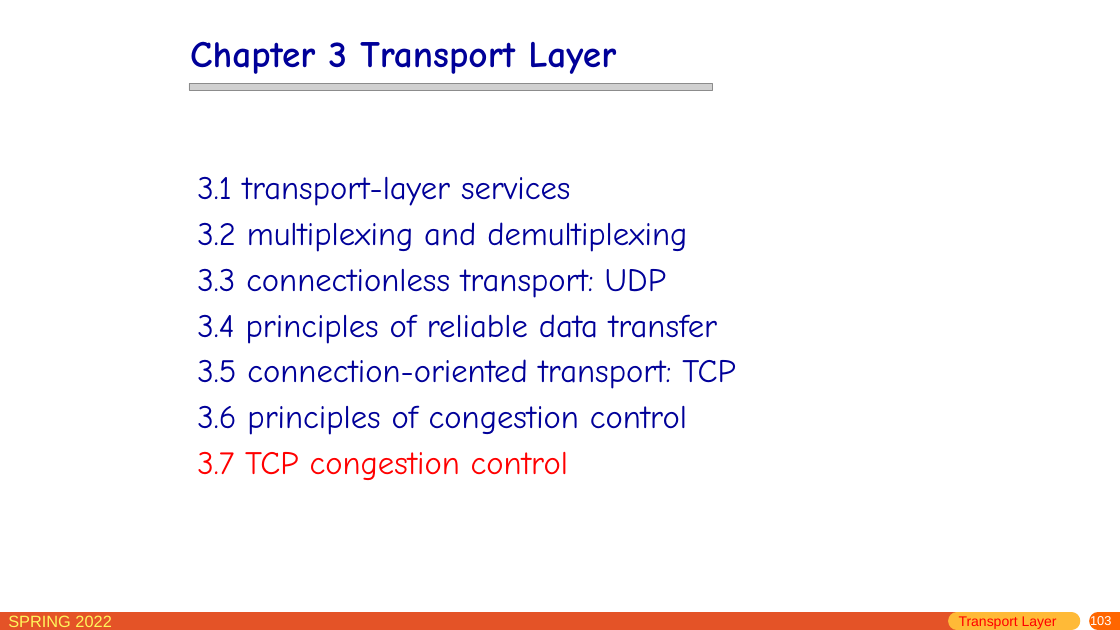
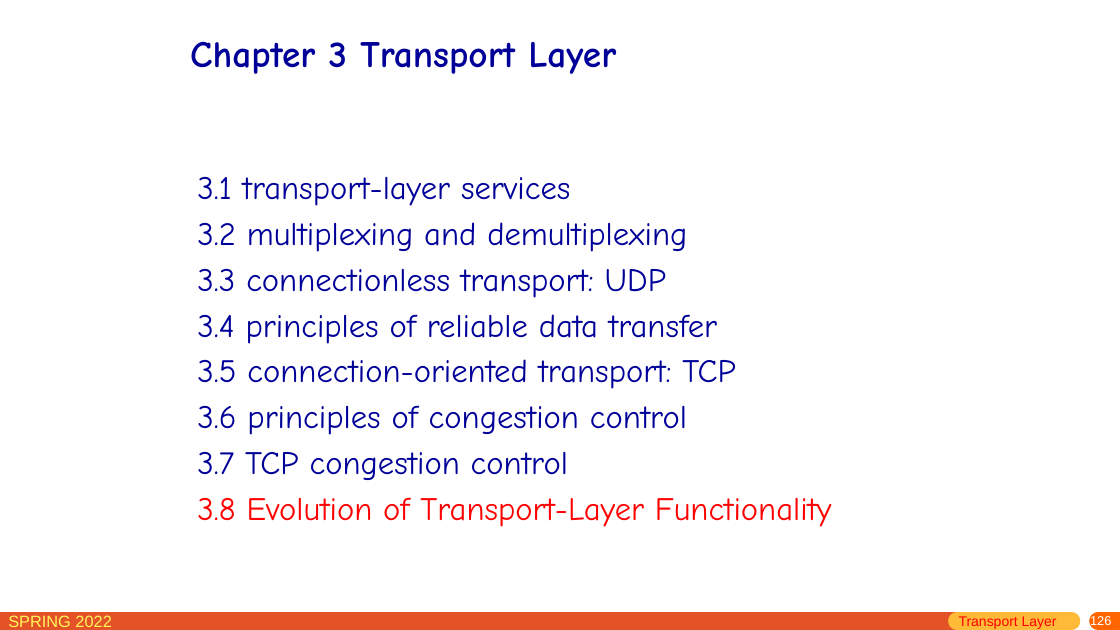
Before and after one commit to network-whu/slides, a slide deck: slide 126 of pptx/chapter3.pptx (slide 103 before the commit). Drawn at 1120x630 pixels with LibreOffice and Linux fonts; fonts in the diff are those of the drawing; grey boxes stand for pictures. Boxes give left, top, right and bottom in pixels: in the first picture for what was removed or moved away, otherwise in the second. Text is boxed around its words. In the diff, an @@ line names an element or a change of style, - is before the commit and + after.

```diff
--- a/pptx/chapter3.pptx
+++ b/pptx/chapter3.pptx
@@ picture removed at (x1=189, y1=83, x2=712, y2=90) @@
@@ text at (x1=197, y1=452, x2=568, y2=480): text colour #FF0000 to #000099 in "3.7 TCP congestion control" @@
@@ text at (x1=197, y1=498, x2=832, y2=527): paragraph added @@
+3.8 Evolution of Transport-Layer Functionality
@@ page number at (x1=1090, y1=615, x2=1111, y2=628): text changed @@
-103
+126
```
Also in this commit, not shown: 22 other slides changed, 4 slides added, 2 other files.
